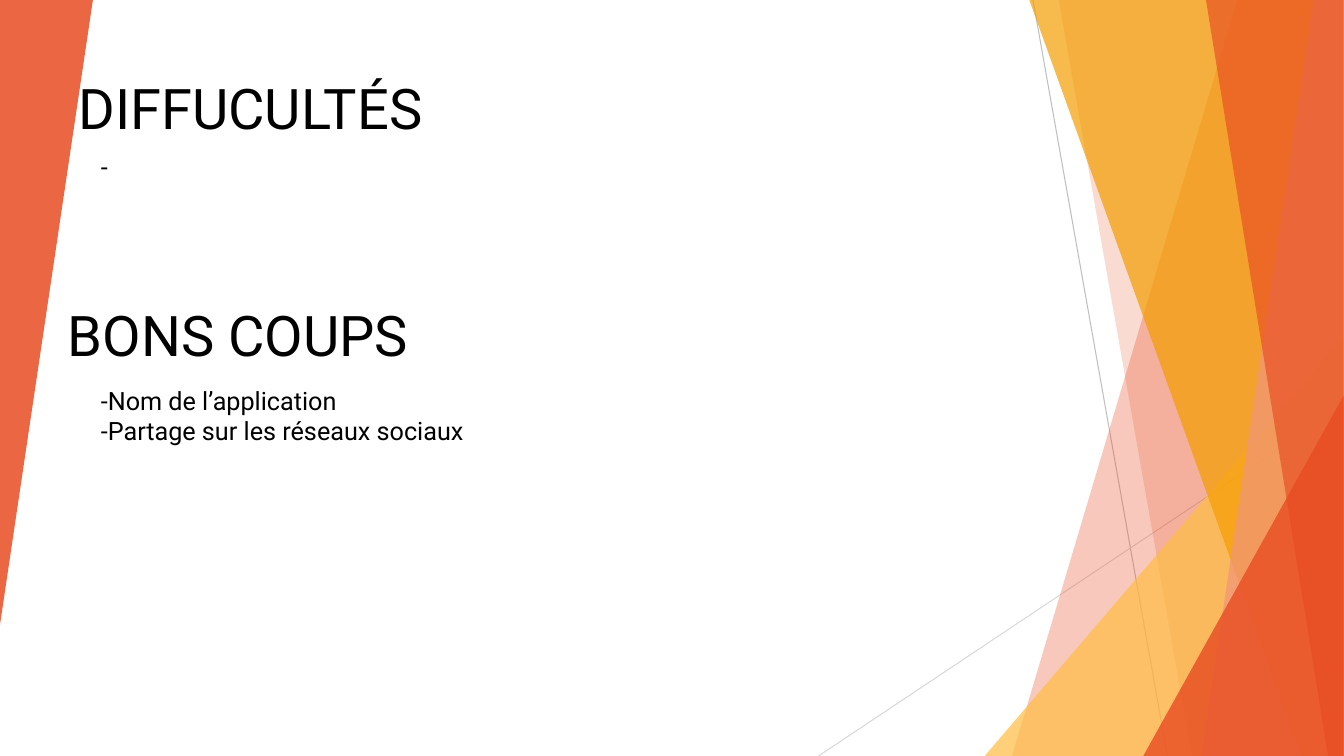
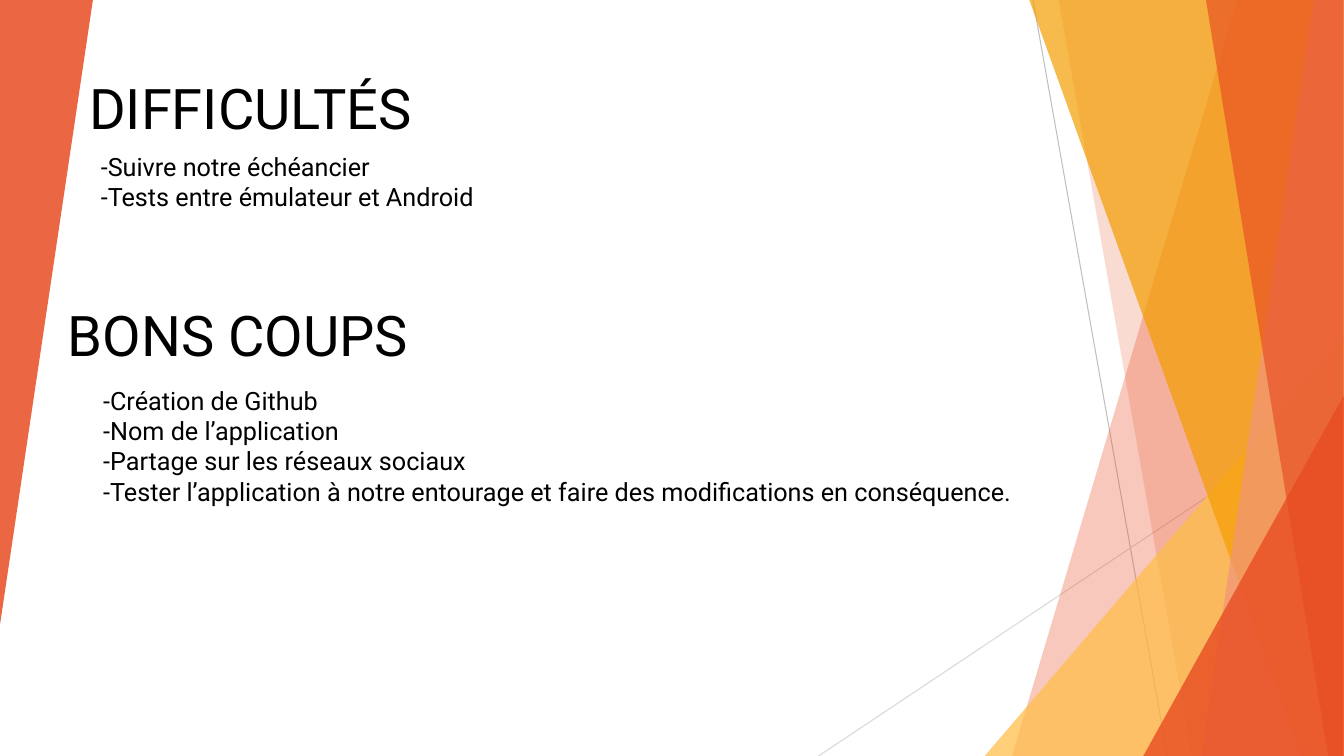
Before and after one commit to prooli22/MemesPasGame, a slide deck: slide 12 of Présentation PP.pptx (slide 11 before the commit). Drawn at 1344x756 pixels with LibreOffice and Linux fonts; fonts in the diff are those of the drawing. Boxes give left, top, right and bottom in pixels: in the first picture for what was removed or moved away, otherwise in the second. Text is boxed around its words. In the diff, an @@ line names an element or a change of style, - is before the commit and + after.

```diff
--- a/Présentation PP.pptx
+++ b/Présentation PP.pptx
@@ text at bbox=[89, 78, 412, 130]: text changed @@
-DIFFUCULTÉS
+DIFFICULTÉS
@@ text at bbox=[101, 157, 473, 207]: text changed @@
--
+-Suivre notre échéancier
+-Tests entre émulateur et Android
@@ text at bbox=[103, 391, 317, 411]: paragraph added @@
+-Création de Github
@@ text at bbox=[103, 482, 1010, 507]: paragraph added @@
+-Tester l’application à notre entourage et faire des modifications en conséquence.
```
Also in this commit, not shown: 10 other slides changed, 1 slide added, 6 other files.
